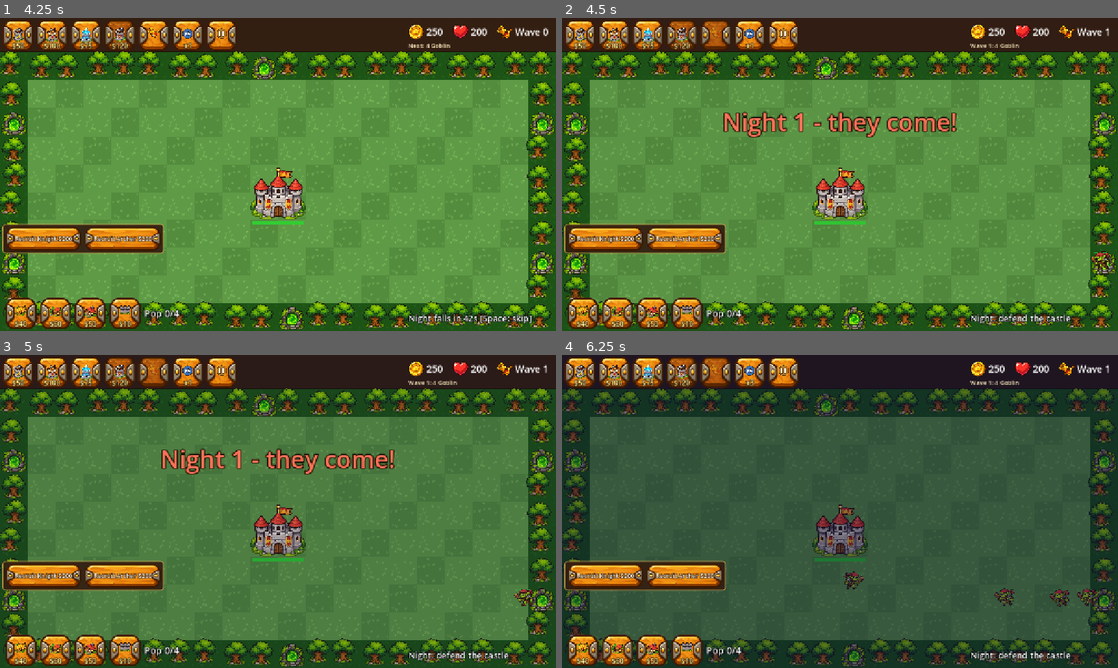
Above: before the commit, frames 1-4 (two rows, left to right).
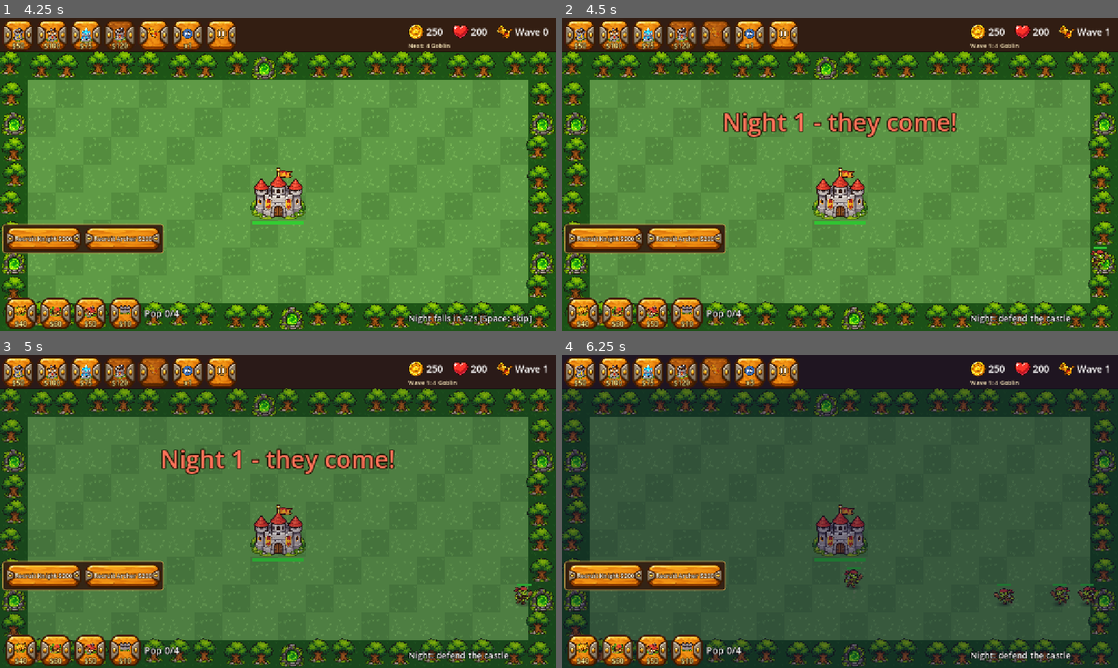
Above: after the commit, the same moments.

Repository: Sosakpanha/Tower-defence
Game: Godot game, scene res://menu.tscn
The game is run twice, just before and just after one commit, with the same random seed, the same clock (stepped at 60 frames per second) and the same inputs.
Inputs (mouse positions are in pixels of both pictures, inside the frame that each line leads up to):
- Up to frame 1 (4.25 s): click "New Game" at 0.5 s; click "$50" at 1.25 s; click "$100" at 2 s; click "$75" at 2.75 s; click "$120" at 3.5 s
- Up to frame 2 (4.5 s): click (717, 36) at 4.27 s
- Up to frame 3 (5 s): no input
- Up to frame 4 (6.25 s): click "x1" at 5 s; click "x2" at 5.75 s

Frame 1 is identical in both runs. In frame 2, 0.2% of the frame differs, in the area x 95-99%, y 73-81%; in frame 3, 0.2%; in frame 4, 0.6%, in the area x 50-97%, y 67-81%.

Commit message:
Enemy animation: feet pivot, shadow, step-synced squash, dust, rounded corners, walk-frame support, attack/death anims
Co-Authored-By: Claude Sonnet 5.5 <noreply@anthropic.com>

Diff:
--- a/core/config.gd
+++ b/core/config.gd
@@ -52,3 +52,9 @@
 const HERO_SPAWN_CELL := Vector2i(10, 6)   # just below the castle
 const HERO_RESPAWN := 30.0                 # seconds dead (or until dawn)
 const HERO_XP_RADIUS := 260.0              # kills this close to the hero give it XP
+
+# Enemy motion / visuals
+const ENEMY_CORNER_RADIUS := 26.0   # enemies cut path corners from this far away
+const ENEMY_STRIDE := 15.0          # pixels walked per animation step (walk frame / squash)
+const ENEMY_DUST_MAX := 8           # max live dust puffs per enemy
+const ENEMY_DEATH_TIME := 0.4
--- a/enemy.gd
+++ b/enemy.gd
@@ -26,8 +26,7 @@
 var slow_timer := 0.0
 var dead := false
 var kind := "normal"
-var sprite := Sprite2D.new()
-var _t := 0.0             # walk-wobble phase
+var visual := EnemyVisual.new()
 var atk_damage := 8.0     # damage to buildings per hit
 var atk_cooldown := 0.0
 var atk_range := 0.0      # >0: ranged, shoots towers/buildings in range while walking on
@@ -49,17 +48,13 @@
 	atk_damage = st.atk * (1.0 + wave * 0.08)
 	atk_range = st.get("range", 0.0)
 	hp = max_hp
-	_build_sprite(kind)
+	_build_visual(st.get("px", 48.0))
 	add_to_group("enemies")
 
 
-func _build_sprite(kind: String) -> void:
-	var tex: Texture2D = load("res://assets/art/gen/enemy_%s.png" % kind)
-	sprite.texture = tex
-	var px: float = KINDS[kind].get("px", 48.0)   # on-screen size of the longest side
-	sprite.scale = Vector2.ONE * px / maxf(tex.get_width(), tex.get_height())
-	_t = randf() * TAU
-	add_child(sprite)
+func _build_visual(px: float) -> void:
+	visual.setup(kind, px)
+	add_child(visual)
 
 
 ## Higher = closer to the castle. Towers target the highest.
@@ -94,10 +89,20 @@
 	if hp <= 0.0:
 		dead = true
 		get_tree().call_group("sfx", "play_sfx", "enemy_die", -5.0)
+		remove_from_group("enemies")
 		died.emit(self)
-		queue_free()
+		_become_corpse.call_deferred()
 	else:
 		queue_redraw()
+
+
+## Game logic is done: leave the enemies list (so waves clear) and play the death anim.
+func _become_corpse() -> void:
+	var fx_parent := get_parent().get_parent()
+	if fx_parent:
+		reparent(fx_parent)
+	queue_redraw()
+	visual.play_death().finished.connect(queue_free)
 
 
 func _process(delta: float) -> void:
@@ -107,32 +112,34 @@
 	if slow_timer > 0.0:
 		slow_timer -= delta
 		mult = 0.5
-	_t += delta * 9.0 * mult
-	sprite.position.y = -absf(sin(_t)) * 3.0
-	sprite.rotation = sin(_t) * 0.06
-	sprite.modulate = Color(0.6, 0.9, 1.0) if slow_timer > 0.0 else Color.WHITE
 	atk_cooldown -= delta
 	if at_castle:
+		visual.advance(delta, 0.0, Vector2.ZERO, mult)
 		_attack_castle()
 		return
 	if atk_range > 0.0:
 		_shoot_nearby()
 	if _attack_tower() or _attack_blocker():
+		visual.advance(delta, 0.0, Vector2.ZERO, mult)
 		queue_redraw()
 		return
 	var move := speed * mult * delta
+	var start := position
 	while move > 0.0 and target_idx < points.size():
 		var to := points[target_idx] - position
 		var d := to.length()
-		if d <= move:
-			position = points[target_idx]
+		# Cut corners: turn toward the next cell a little early instead of snapping to grid centres.
+		var cut := Config.ENEMY_CORNER_RADIUS if target_idx < points.size() - 1 else 0.0
+		if d <= move or d <= cut:
+			if d <= move:
+				position = points[target_idx]
+				move -= d
 			target_idx += 1
-			move -= d
 		else:
 			position += to / d * move
-			if absf(to.x) > 1.0:
-				sprite.flip_h = to.x < 0.0
 			move = 0.0
+	var step := position - start
+	visual.advance(delta, step.length(), step.normalized(), mult)
 	_progress = -_remaining()
 	if target_idx >= points.size() or Config.is_castle(Config.world_to_cell(position)):
 		at_castle = true
@@ -149,6 +156,7 @@
 		return false
 	if atk_cooldown <= 0.0:
 		atk_cooldown = 1.0
+		visual.lunge(b.position - position)
 		b.take_damage(atk_damage)
 	return true
 
@@ -157,6 +165,7 @@
 func _attack_castle() -> void:
 	if atk_cooldown <= 0.0:
 		atk_cooldown = 1.0
+		visual.lunge(Config.ORIGIN + Vector2(Config.CASTLE_RECT.get_center()) * Config.TILE - position)
 		hit_castle.emit(maxi(1, roundi(atk_damage * Config.CASTLE_DMG_FACTOR)))
 
 
@@ -167,6 +176,7 @@
 		return false
 	if atk_cooldown <= 0.0:
 		atk_cooldown = 1.0
+		visual.lunge(t.position - position)
 		t.take_damage(atk_damage)
 	return true
 
@@ -196,12 +206,15 @@
 	var best := _nearest_target(atk_range, ["towers", "buildings", "heroes"])
 	if best:
 		atk_cooldown = 1.5
+		visual.lunge(best.position - position)
 		best.take_damage(atk_damage)
 		get_tree().call_group("sfx", "play_sfx", "hit", -12.0)
 
 
 func _draw() -> void:
+	if dead:
+		return
 	var w := radius * 2.0
-	var y := -radius - 6.0
+	var y := visual.position.y - visual.height - 8.0
 	draw_rect(Rect2(-w / 2, y, w, 4), Color(0, 0, 0, 0.6))
 	draw_rect(Rect2(-w / 2, y, w * clampf(hp / max_hp, 0, 1), 4), Color.LIME_GREEN)
--- /dev/null
+++ b/world/enemy_frames.gd
@@ -0,0 +1,45 @@
+## Picks the best art for an enemy and measures where its feet are.
+## Priority: gen walk frames (enemy_<kind>_walk_0..3.png) -> single gen sprite
+## (enemy_<kind>.png, procedural bob only) -> legacy 4-frame set in assets/enemies/.
+class_name EnemyFrames
+extends RefCounted
+
+const GEN := "res://assets/art/gen/enemy_%s%s.png"
+const LEGACY := {"normal": "goblin", "fast": "wolf", "tank": "ogre"}
+
+static var _rect_cache := {}
+
+var textures: Array[Texture2D] = []
+var walk := false      # true when the 4 textures are a real walk cycle
+var tint := Color.WHITE
+var feet_y := 0.0      # bottom of the art, in texture pixels from the texture centre
+var art_h := 1.0       # opaque height in pixels
+
+
+func _init(kind: String) -> void:
+	for i in 4:
+		var p := GEN % [kind, "_walk_%d" % i]
+		if ResourceLoader.exists(p):
+			textures.append(load(p))
+	walk = textures.size() == 4
+	if not walk:
+		textures.clear()
+		var single := GEN % [kind, ""]
+		if ResourceLoader.exists(single):
+			for i in 4:
+				textures.append(load(single))
+		else:
+			var art: String = LEGACY.get(kind, "goblin")
+			if not ResourceLoader.exists("res://assets/enemies/%s/%s_00.png" % [art, art]):
+				art = "goblin"
+				tint = Color(1.0, 0.85, 0.3)
+			for i in 4:
+				textures.append(load("res://assets/enemies/%s/%s_%02d.png" % [art, art, i]))
+			walk = true
+	var tex := textures[0]
+	var path := tex.resource_path
+	if not _rect_cache.has(path):
+		_rect_cache[path] = tex.get_image().get_used_rect()
+	var r: Rect2i = _rect_cache[path]
+	feet_y = r.end.y - tex.get_size().y / 2.0
+	art_h = maxf(1.0, float(r.size.y))
--- /dev/null
+++ b/world/enemy_visual.gd
@@ -0,0 +1,123 @@
+## Everything an enemy looks like: feet-pivoted sprite, soft ground shadow, step-synced
+## squash/lean (or real walk frames), footstep dust, attack lunge and death fade.
+## Enemy feeds it distance moved; with no movement it stands still (no bounce).
+class_name EnemyVisual
+extends Node2D
+
+static var _shadow_tex: GradientTexture2D
+
+var frames: EnemyFrames
+var body := Node2D.new()          # pivot = feet; squash / lean / lunge applied here
+var sprite := Sprite2D.new()
+var shadow := Sprite2D.new()
+var height := 40.0                # drawn height above the feet (for the HP bar)
+var stride := Config.ENEMY_STRIDE
+var tint := Color.WHITE
+
+var _phase := randf() * 4.0       # grows by 1 per step walked
+var _amp := 0.0                   # 0 standing .. 1 walking, eased
+var _dir := Vector2.RIGHT         # smoothed travel direction
+var _facing := 1.0                # +1 right, -1 left
+var _puffs: Array = []            # [world_pos, age, size]
+var _radius := 16.0
+
+
+func setup(kind: String, px: float) -> void:
+	_radius = px * 0.35
+	frames = EnemyFrames.new(kind)
+	tint = frames.tint
+	stride = Config.ENEMY_STRIDE * _radius / 16.0
+	var tex_size := frames.textures[0].get_size()
+	var sc := px / maxf(tex_size.x, tex_size.y)
+	sprite.texture = frames.textures[0]
+	sprite.scale = Vector2(sc, sc)
+	sprite.position.y = -frames.feet_y * sc     # feet land exactly on the origin
+	height = frames.art_h * sc
+	position.y = height * 0.35                  # keep the body roughly centred on the path
+	shadow.texture = _get_shadow()
+	shadow.scale = Vector2(_radius * 2.6, _radius * 1.0) / 64.0
+	shadow.position.y = -1.0
+	add_child(shadow)
+	body.add_child(sprite)
+	add_child(body)
+
+
+static func _get_shadow() -> GradientTexture2D:
+	if _shadow_tex == null:
+		var g := Gradient.new()
+		g.colors = PackedColorArray([Color(0, 0, 0, 0.45), Color(0, 0, 0, 0.0)])
+		g.offsets = PackedFloat32Array([0.0, 1.0])
+		_shadow_tex = GradientTexture2D.new()
+		_shadow_tex.gradient = g
+		_shadow_tex.fill = GradientTexture2D.FILL_RADIAL
+		_shadow_tex.fill_from = Vector2(0.5, 0.5)
+		_shadow_tex.fill_to = Vector2(1.0, 0.5)
+		_shadow_tex.width = 64
+		_shadow_tex.height = 64
+	return _shadow_tex
+
+
+## Called every frame by Enemy. `moved` = pixels walked this frame, `dir` = unit direction.
+func advance(delta: float, moved: float, dir: Vector2, speed_mult: float) -> void:
+	var walking := moved > 0.01
+	_amp = move_toward(_amp, 1.0 if walking else 0.0, delta * (8.0 if walking else 6.0))
+	if walking:
+		_dir = _dir.lerp(dir, minf(1.0, delta * 12.0)).normalized()
+		if absf(_dir.x) > 0.25:
+			_facing = 1.0 if _dir.x > 0.0 else -1.0
+		var before := floorf(_phase)
+		_phase += moved / stride
+		if floorf(_phase) != before:
+			_spawn_puff()
+	sprite.flip_h = _facing < 0.0
+	sprite.modulate = tint * (Color(0.6, 0.9, 1.0) if speed_mult < 1.0 else Color.WHITE)
+	if frames.walk:
+		sprite.texture = frames.textures[int(_phase * 2.0) % 4] if _amp > 0.05 else frames.textures[0]
+	# Squash on each footfall + side sway; stronger when there are no walk frames.
+	var k := (0.6 if frames.walk else 1.0) * _amp
+	var c := cos(_phase * TAU)
+	body.scale = Vector2(1.0 + 0.045 * k * c, 1.0 - 0.07 * k * c)
+	body.rotation = _facing * (0.06 * k * sin(_phase * PI) + 0.1 * _dir.y * _amp)
+	shadow.scale.x = _radius * 2.6 / 64.0 * (1.0 + 0.06 * k * c)
+
+
+## Quick lunge toward `dir` (unit vector) for an attack.
+func lunge(dir: Vector2) -> void:
+	var t := create_tween()
+	t.tween_property(body, "position", dir.normalized() * 9.0, 0.07)
+	t.tween_property(body, "position", Vector2.ZERO, 0.14)
+
+
+## Fade, shrink and burst into dust. Returns the tween; free the owner when it finishes.
+func play_death() -> Tween:
+	for i in 5:
+		_spawn_puff(Vector2(randf_range(-1, 1), randf_range(-0.4, 0.2)) * _radius * 0.8, 1.4)
+	var t := create_tween().set_parallel(true)
+	t.tween_property(body, "scale", Vector2(1.1, 0.8), Config.ENEMY_DEATH_TIME)
+	t.tween_property(body, "modulate:a", 0.0, Config.ENEMY_DEATH_TIME)
+	t.tween_property(shadow, "modulate:a", 0.0, Config.ENEMY_DEATH_TIME)
+	return t
+
+
+func _spawn_puff(offset := Vector2.ZERO, size_mult := 1.0) -> void:
+	if _puffs.size() >= Config.ENEMY_DUST_MAX:
+		_puffs.pop_front()
+	var back := -_dir * _radius * 0.3 if offset == Vector2.ZERO else Vector2.ZERO
+	var jitter := Vector2(randf_range(-2, 2), randf_range(-1, 1))
+	_puffs.append([global_position + back + offset + jitter, 0.0, _radius * 0.2 * size_mult * randf_range(0.8, 1.2)])
+
+
+func _process(delta: float) -> void:
+	if _puffs.is_empty():
+		return
+	for p in _puffs:
+		p[1] += delta
+		p[0].y -= 8.0 * delta
+	_puffs = _puffs.filter(func(p: Array) -> bool: return p[1] < 0.5)
+	queue_redraw()
+
+
+func _draw() -> void:
+	for p in _puffs:
+		var t: float = p[1] / 0.5
+		draw_circle(to_local(p[0]), p[2] * (1.0 + t), Color(0.78, 0.7, 0.55, 0.4 * (1.0 - t)))
Not shown, added: world/enemy_frames.gd.uid
Not shown, added: world/enemy_visual.gd.uid
